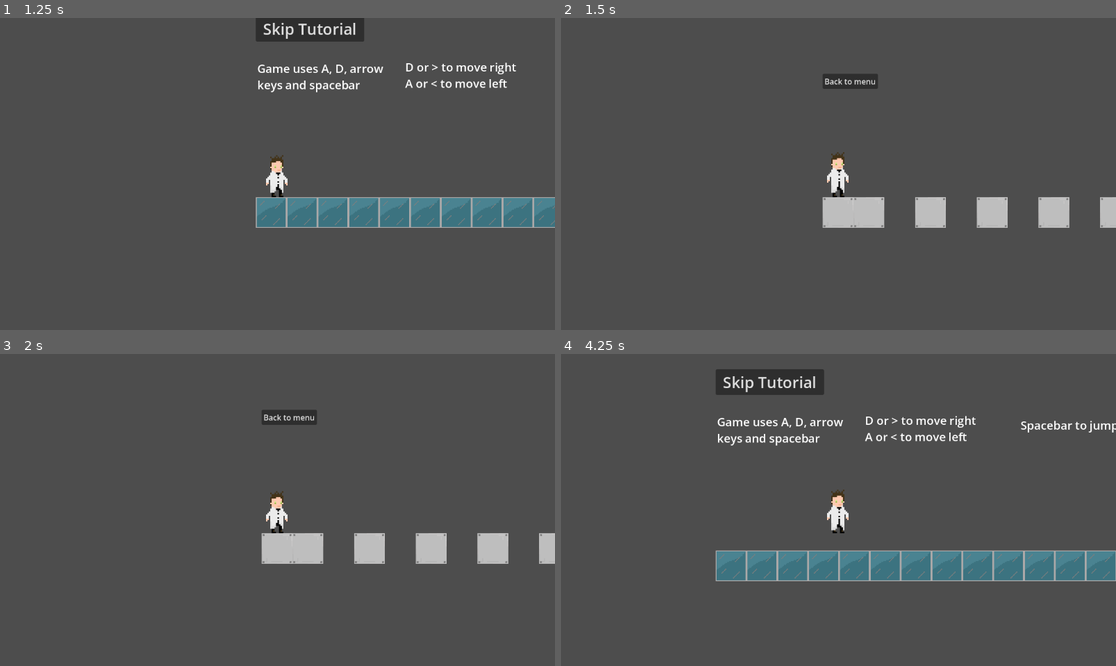
Above: before the commit, frames 1-4 (two rows, left to right).
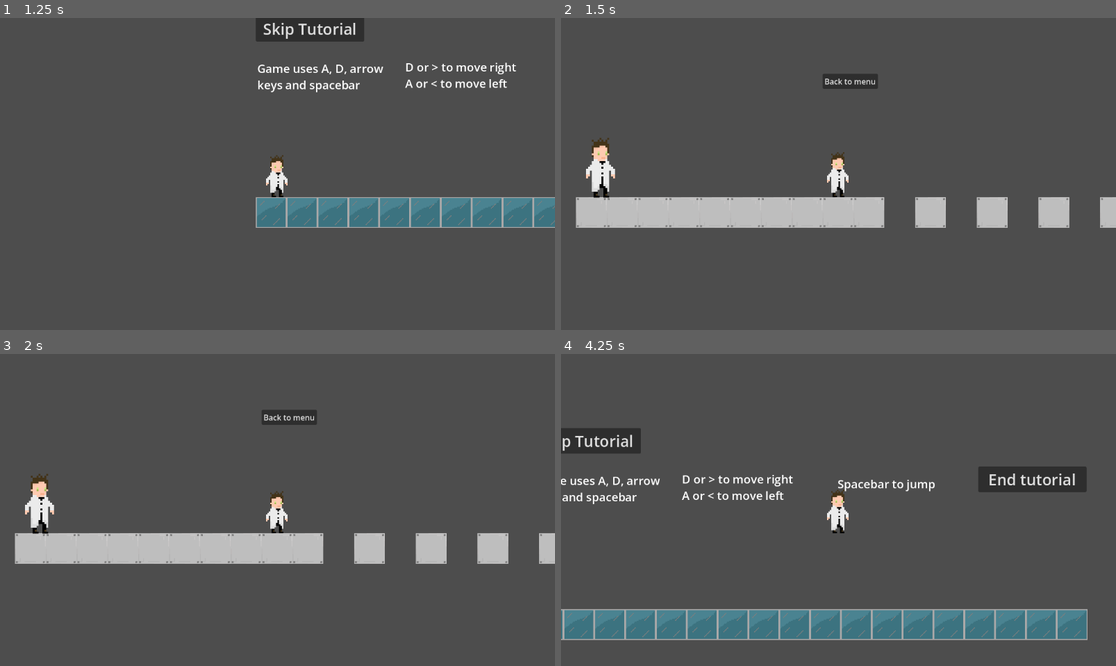
Above: after the commit, the same moments.

Repository: jackrichards-hub/ASSESSMENT
Game: Godot game, scene res://Scenes/menu.tscn
Same seed, same stepped clock (60 frames per second), same inputs: the game is played once before the commit and once after it. The engine's default icon, where the game draws it, is replaced by a stand-in: a white triangle on a blue panel in a dark square.
Inputs:
- Up to frame 1 (1.25 s): click "Start Game" at 0.5 s
- Up to frame 2 (1.5 s): click "Skip Tutorial" at 1.25 s
- Up to frame 3 (2 s): no input
- Up to frame 4 (4.25 s): click "Back to menu" at 2 s; click "Start Game" at 2.75 s; tap Enter (ui_accept) at 3.5, 3.77, 3.8, 4.07 s; hold Right (ui_right) from 3.53 s (still down); tap Shift (Sprint, bound only after the commit) at 3.6 s

Frame 1 is identical in both runs. In frame 2, 5.0% of the frame differs, in the area x 2-48%, y 38-68%; in frame 3, 5.0%; in frame 4, 23%, in the area x 0-100%, y 4-92%.

Commit message:
Sprint and Double jump.

Diff:
--- a/assessment-for-year-12/Scenes/level_1.tscn
+++ b/assessment-for-year-12/Scenes/level_1.tscn
@@ -5,6 +5,7 @@
 [ext_resource type="PackedScene" uid="uid://jrk3tr2k7wke" path="res://Sprites/player.tscn" id="2_8ffim"]
 [ext_resource type="Texture2D" uid="uid://crxxn8wxncpkv" path="res://Assets/Basic Assets (Proper Size).png" id="3_6444e"]
 [ext_resource type="Script" uid="uid://5xvylk7bl2os" path="res://Scripts/player.gd" id="3_xfk5q"]
+[ext_resource type="PackedScene" uid="uid://j3t5jodjqxtd" path="res://Sprites/enemy.tscn" id="6_evi0p"]
 
 [sub_resource type="TileSetAtlasSource" id="TileSetAtlasSource_evi0p"]
 texture = ExtResource("1_vk57k")
@@ -106,7 +107,7 @@
 
 [node name="TileMapLayer" type="TileMapLayer" parent="." unique_id=1186693519]
 scale = Vector2(0.5, 0.5)
-tile_map_data = PackedByteArray("AAAAAAQAAgAAAAAAAAABAAQAAgA …(95 unchanged characters)… AAAAAAAAAPAAQAAgAAAAAAAAARAAQAAgAAAAAAAAA=")
+tile_map_data = PackedByteArray("AAAAAAQAAgAAAAAAAAABAAQAAgA …(95 unchanged characters)… AAAAAAAAAPAAQAAgAAAAAAAAARAAQAAgAAAAAAAAD//wQAAgAAAAAAAAD+/wQAAgAAAAAAAAD9/wQAAgAAAAAAAAD7/wQAAgAAAAAAAAD8/wQAAgAAAAAAAAD6/wQAAgAAAAAAAAD5/wQAAgAAAAAAAAD4/wQAAgAAAAAAAAA=")
 tile_set = SubResource("TileSet_xfk5q")
 
 [node name="Player" parent="." unique_id=448143370 instance=ExtResource("2_8ffim")]
@@ -118,4 +119,7 @@
 offset_bottom = 31.0
 text = "Back to menu"
 
+[node name="Enemy" parent="." unique_id=2083891825 instance=ExtResource("6_evi0p")]
+position = Vector2(-455, 191)
+
 [connection signal="pressed" from="Button" to="." method="_on_button_pressed"]
--- a/assessment-for-year-12/Scenes/tutorial.tscn
+++ b/assessment-for-year-12/Scenes/tutorial.tscn
@@ -114,6 +114,14 @@
 position = Vector2(45, 267)
 script = ExtResource("1_omtrn")
 
+[node name="Skip Tutorial2" type="Button" parent="." unique_id=1957457802]
+offset_left = 925.0
+offset_top = 24.0
+offset_right = 1150.0
+offset_bottom = 77.0
+theme_override_font_sizes/font_size = 32
+text = "End tutorial"
+
 [node name="Skip Tutorial" type="Button" parent="." unique_id=1124736139]
 offset_top = -56.0
 offset_right = 225.0
@@ -155,4 +163,5 @@
 text = "Game uses A, D, arrow keys and spacebar
 "
 
+[connection signal="pressed" from="Skip Tutorial2" to="." method="_on_skip_tutorial_pressed"]
 [connection signal="pressed" from="Skip Tutorial" to="." method="_on_skip_tutorial_pressed"]
--- a/assessment-for-year-12/Scripts/player.gd
+++ b/assessment-for-year-12/Scripts/player.gd
@@ -4,6 +4,10 @@
 
 const SPEED = 300.0
 const JUMP_VELOCITY = -400.0
+const SPRINT_SPEED = 900.0
+var sprinting = false
+
+var jump_count = 0
 var start_position = Vector2(31,182)
 
 
@@ -11,16 +15,23 @@
 	# Add the gravity.
 	if not is_on_floor():
 		velocity += get_gravity() * delta
-
+	else:
+		jump_count = 0
 	# Handle jump.
-	if Input.is_action_just_pressed("ui_accept") and is_on_floor():
+	if Input.is_action_just_pressed("ui_accept") and jump_count < 2:
+		jump_count +=1
 		velocity.y = JUMP_VELOCITY
 
+	if Input.is_action_just_pressed("Sprint"):
+		sprinting = true
 	# Get the input direction and handle the movement/deceleration.
 	# As good practice, you should replace UI actions with custom gameplay actions.
 	var direction := Input.get_axis("ui_left", "ui_right")
 	if direction:
-		velocity.x = direction * SPEED
+		if sprinting:
+			velocity.x = direction * SPRINT_SPEED
+		else:
+			velocity.x = direction * SPEED
 		#flip_h if moving left
 		if direction < 0.1:
 			animation.flip_h = true
--- a/assessment-for-year-12/Scripts/tutorial.gd
+++ b/assessment-for-year-12/Scripts/tutorial.gd
@@ -1,4 +1,6 @@
 extends Node2D
+
+
 
 
 # Called when the node enters the scene tree for the first time.
--- /dev/null
+++ b/assessment-for-year-12/Sprites/enemy.tscn
@@ -0,0 +1,35 @@
+[gd_scene format=3 uid="uid://j3t5jodjqxtd"]
+
+[ext_resource type="Texture2D" uid="uid://x8ef36h6u5l2" path="res://Assets/Scientist (1).png" id="1_fq4fi"]
+
+[sub_resource type="RectangleShape2D" id="RectangleShape2D_fq4fi"]
+size = Vector2(30, 57)
+
+[sub_resource type="AtlasTexture" id="AtlasTexture_r3tu1"]
+atlas = ExtResource("1_fq4fi")
+region = Rect2(0, 0, 32, 32)
+
+[sub_resource type="SpriteFrames" id="SpriteFrames_54dgf"]
+animations = [{
+"frames": [{
+"duration": 1.0,
+"texture": SubResource("AtlasTexture_r3tu1")
+}],
+"loop": true,
+"name": &"default",
+"speed": 5.0
+}]
+
+[node name="Enemy" type="CharacterBody2D" unique_id=2083891825]
+position = Vector2(227, 131)
+scale = Vector2(2, 2)
+metadata/_edit_group_ = true
+
+[node name="CollisionShape2D" type="CollisionShape2D" parent="." unique_id=1055178342]
+position = Vector2(-3, 4.5)
+shape = SubResource("RectangleShape2D_fq4fi")
+
+[node name="AnimatedSprite2D" type="AnimatedSprite2D" parent="." unique_id=1012271108]
+position = Vector2(-2, 1)
+scale = Vector2(2, 2)
+sprite_frames = SubResource("SpriteFrames_54dgf")
--- a/assessment-for-year-12/Sprites/player.tscn
+++ b/assessment-for-year-12/Sprites/player.tscn
@@ -1,6 +1,80 @@
 [gd_scene format=3 uid="uid://jrk3tr2k7wke"]
 
 [ext_resource type="Texture2D" uid="uid://bwm44aoc1fc51" path="res://Assets/Scientist (Updated) (1).png" id="1_743eh"]
+
+[sub_resource type="GDScript" id="GDScript_743eh"]
+script/source = "extends CharacterBody2D
+
+@onready var animation : AnimatedSprite2D = $AnimatedSprite2D
+
+const SPEED = 300.0
+const JUMP_VELOCITY = -400.0
+const SPRINT_SPEED = 900.0
+var sprinting = false
+var can_sprint = true
+
+var jump_count = 0
+var start_position = Vector2(31,182)
+
+
+func _physics_process(delta: float) -> void:
+	# Add the gravity.
+	if not is_on_floor():
+		velocity += get_gravity() * delta
+	else:
+		jump_count = 0
+	# Handle jump.
+	if Input.is_action_just_pressed(\"ui_accept\") and jump_count < 2:
+		jump_count +=1
+		velocity.y = JUMP_VELOCITY
+
+	if Input.is_action_just_pressed(\"Sprint\") and can_sprint:
+		sprinting = true
+		can_sprint = false
+		$sprint_timer.start()
+		$sprint_again_timer.start()
+
+	# Get the input direction and handle the movement/deceleration.
+	# As good practice, you should replace UI actions with custom gameplay actions.
+	var direction := Input.get_axis(\"ui_left\", \"ui_right\")
+	if direction:
+		if sprinting:
+			velocity.x = direction * SPRINT_SPEED
+		else:
+			velocity.x = direction * SPEED
+		#flip_h if moving left
+		if direction < 0.1:
+			animation.flip_h = true
+		else:
+			animation.flip_h = false
+	else:
+		velocity.x = move_toward(velocity.x, 0, SPEED)
+
+
+	move_and_slide()
+	if is_on_floor():
+		if abs(velocity.x) > 0.1:
+			animation.play(\"Run\")
+		else:
+			animation.play(\"Idle\")
+	else:
+		animation.play(\"Jump\")
+
+	if position.y > 900:
+		respawn()
+
+func respawn():
+	position = start_position
+
+#make it stop sprinting
+func _on_sprint_timer_timeout() -> void:
+	print(\"Sprint ended\")
+	sprinting = false
+
+
+func _on_sprint_again_timer_timeout() -> void:
+	can_sprint = true
+"
 
 [sub_resource type="RectangleShape2D" id="RectangleShape2D_743eh"]
 size = Vector2(46, 86)
@@ -141,6 +215,7 @@
 }]
 
 [node name="Player" type="CharacterBody2D" unique_id=448143370]
+script = SubResource("GDScript_743eh")
 metadata/_edit_group_ = true
 
 [node name="CollisionShape2D" type="CollisionShape2D" parent="." unique_id=1875615503]
@@ -156,3 +231,12 @@
 autoplay = "Idle"
 frame = 5
 frame_progress = 0.93232596
+
+[node name="sprint_timer" type="Timer" parent="." unique_id=53952120]
+one_shot = true
+
+[node name="sprint_again_timer" type="Timer" parent="." unique_id=1990296702]
+autostart = true
+
+[connection signal="timeout" from="sprint_timer" to="." method="_on_sprint_timer_timeout"]
+[connection signal="timeout" from="sprint_again_timer" to="." method="_on_sprint_again_timer_timeout"]
--- a/assessment-for-year-12/project.godot
+++ b/assessment-for-year-12/project.godot
@@ -33,6 +33,11 @@
 , Object(InputEventKey,"resource_local_to_scene":false,"resource_name":"","device":-1,"window_id":0,"alt_pressed":false …(183 unchanged characters)…
 ]
 }
+Sprint={
+"deadzone": 0.2,
+"events": [Object(InputEventKey,"resource_local_to_scene":false,"resource_name":"","device":0,"window_id":0,"alt_pressed":false,"shift_pressed":false,"ctrl_pressed":false,"meta_pressed":false,"pressed":false,"keycode":0,"physical_keycode":4194325,"key_label":0,"unicode":0,"location":1,"echo":false,"script":null)
+]
+}
 
 [physics]
 
Not shown, changed: assessment-for-year-12/Scripts/player.gd.uid
